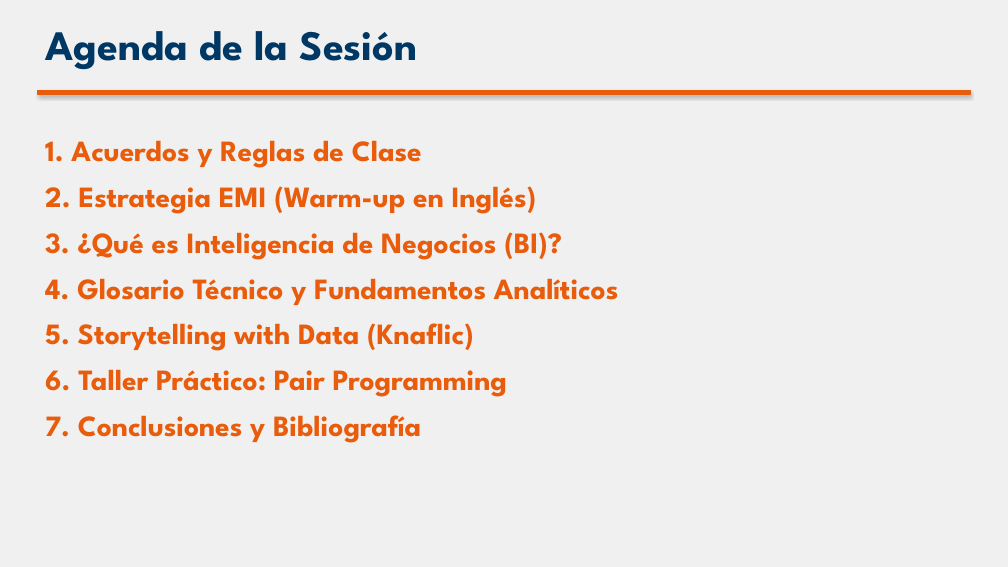
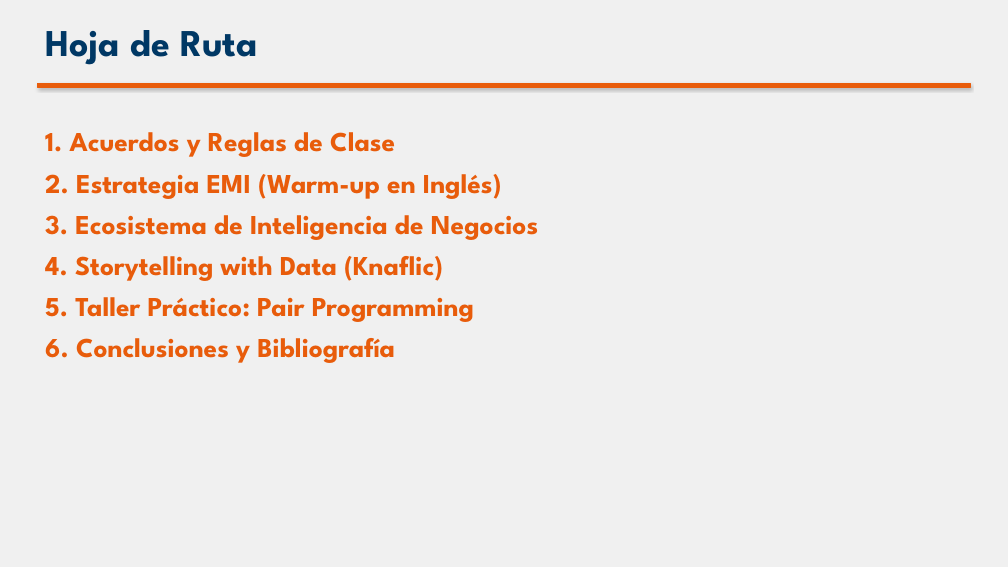
Before and after one commit to dudbilopr/Inteligencia-de-negocios, a slide deck: slide 2 of Semanas/Semana_1/diapositivas_semana_1.pptx. Drawn at 1008x567 pixels with LibreOffice and Linux fonts; fonts in the diff are those of the drawing. Boxes give left, top, right and bottom in pixels: in the first picture for what was removed or moved away, otherwise in the second. Text is boxed around its words. In the diff, an @@ line names an element or a change of style, - is before the commit and + after.

```diff
--- a/Semanas/Semana_1/diapositivas_semana_1.pptx
+++ b/Semanas/Semana_1/diapositivas_semana_1.pptx
@@ text at bbox=[45, 30, 258, 65]: text changed; size 40 to 36 pt @@
-Agenda de la Sesión
+Hoja de Ruta
@@ rectangle: place and size @@
-rectangle at bbox=[38, 91, 970, 95]
+rectangle at bbox=[38, 83, 970, 87]
@@ text "1. Acuerdos y Reglas de ...": place and size @@
-text "1. Acuerdos y Reglas de ..." at bbox=[45, 140, 619, 443]
+text "1. Acuerdos y Reglas de ..." at bbox=[45, 132, 538, 363]
@@ text at bbox=[45, 132, 502, 199]: size 28 to 26 pt in "1. Acuerdos y Reglas de Clase", "2. Estrategia EMI (Warm-up en Inglés)"; less space between paragraphs @@
@@ text at bbox=[45, 215, 538, 363]: text changed; size 28 to 26 pt @@
-3. ¿Qué es Inteligencia de Negocios (BI)?
-4. Glosario Técnico y Fundamentos Analíticos
-5. Storytelling with Data (Knaflic)
-6. Taller Práctico: Pair Programming
-7. Conclusiones y Bibliografía
+3. Ecosistema de Inteligencia de Negocios
+4. Storytelling with Data (Knaflic)
+5. Taller Práctico: Pair Programming
+6. Conclusiones y Bibliografía
```
Also in this commit, not shown: 2 other slides changed, 5 slides added, 8 slides removed, 2 other files.
